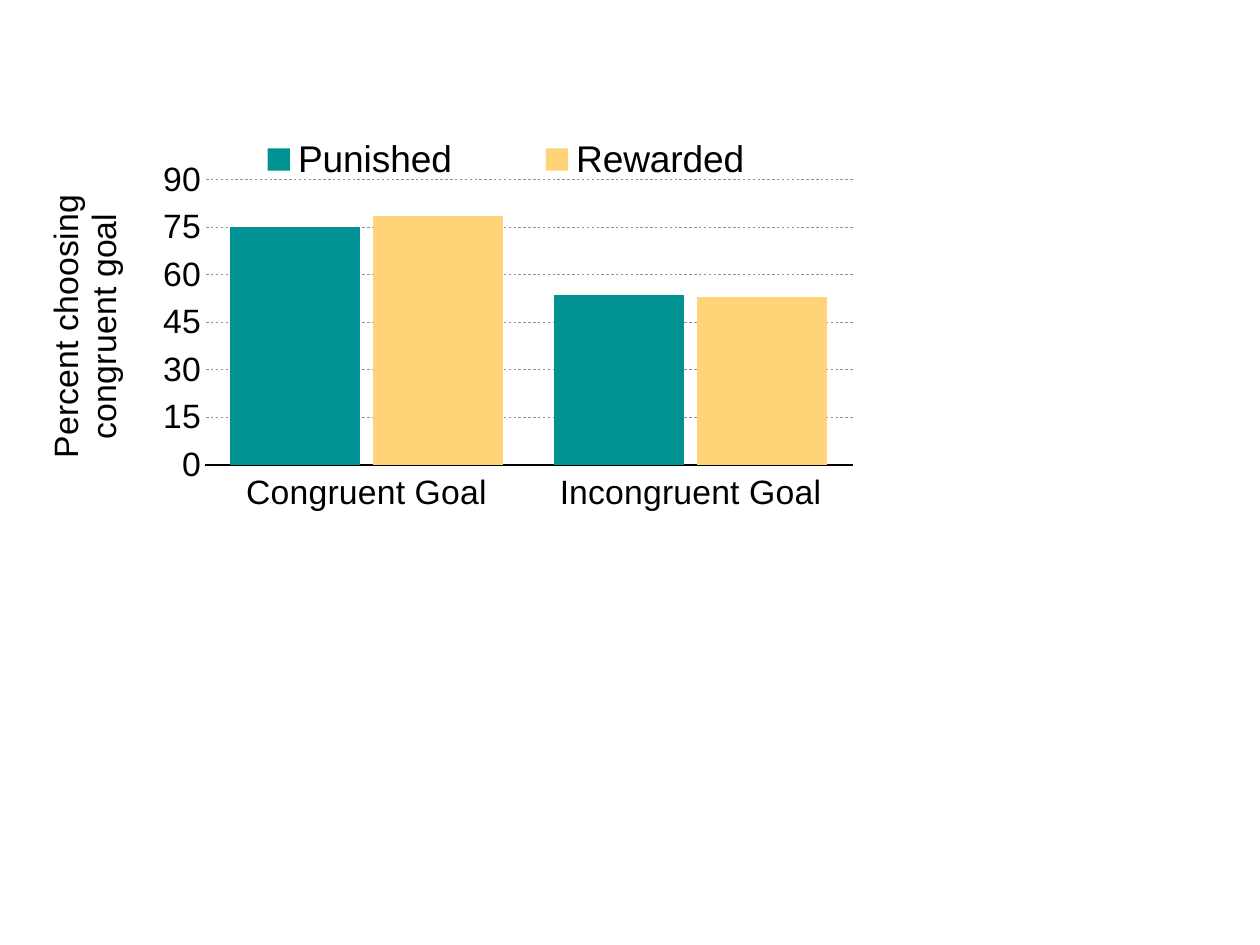
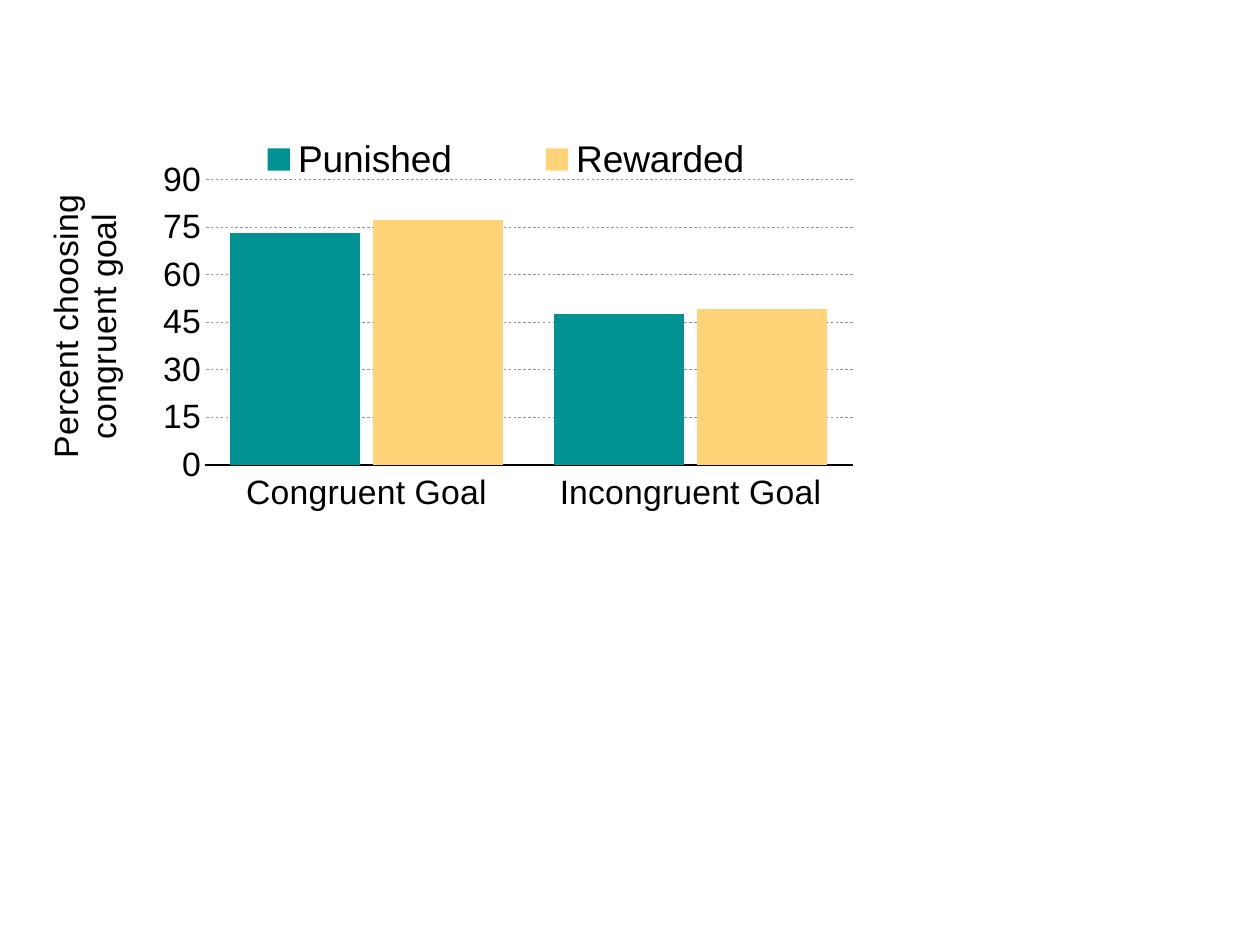
Before and after one commit to adammmorris/DDE, a slide deck: slide 4 of Paper/Figures.pptx. Drawn at 1260x945 pixels with LibreOffice and Linux fonts; fonts in the diff are those of the drawing. Boxes give left, top, right and bottom in pixels: in the first picture for what was removed or moved away, otherwise in the second. Text is boxed around its words. In the diff, an @@ line names an element or a change of style, - is before the commit and + after.

```diff
--- a/Paper/Figures.pptx
+++ b/Paper/Figures.pptx
@@ column chart at [32,133,853,525] @@
@@ Punished, Congruent Goal: 75 to 73 @@
@@ Punished, Incongruent Goal: 54 to 48 @@
@@ Rewarded, Congruent Goal: 78 to 77 @@
@@ Rewarded, Incongruent Goal: 53 to 49 @@
```
Also in this commit, not shown: 2 other slides changed, 36 other files.
